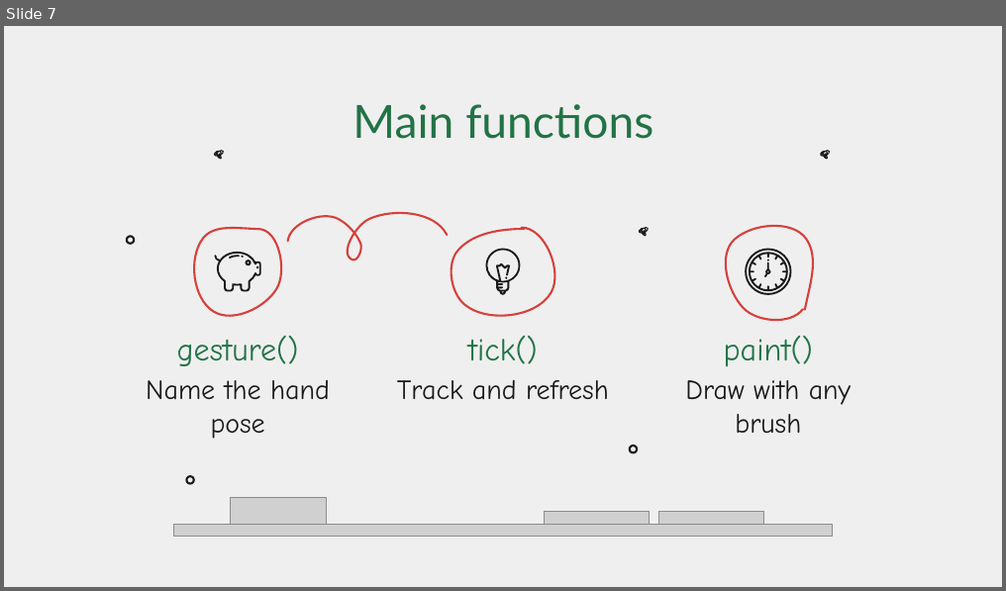
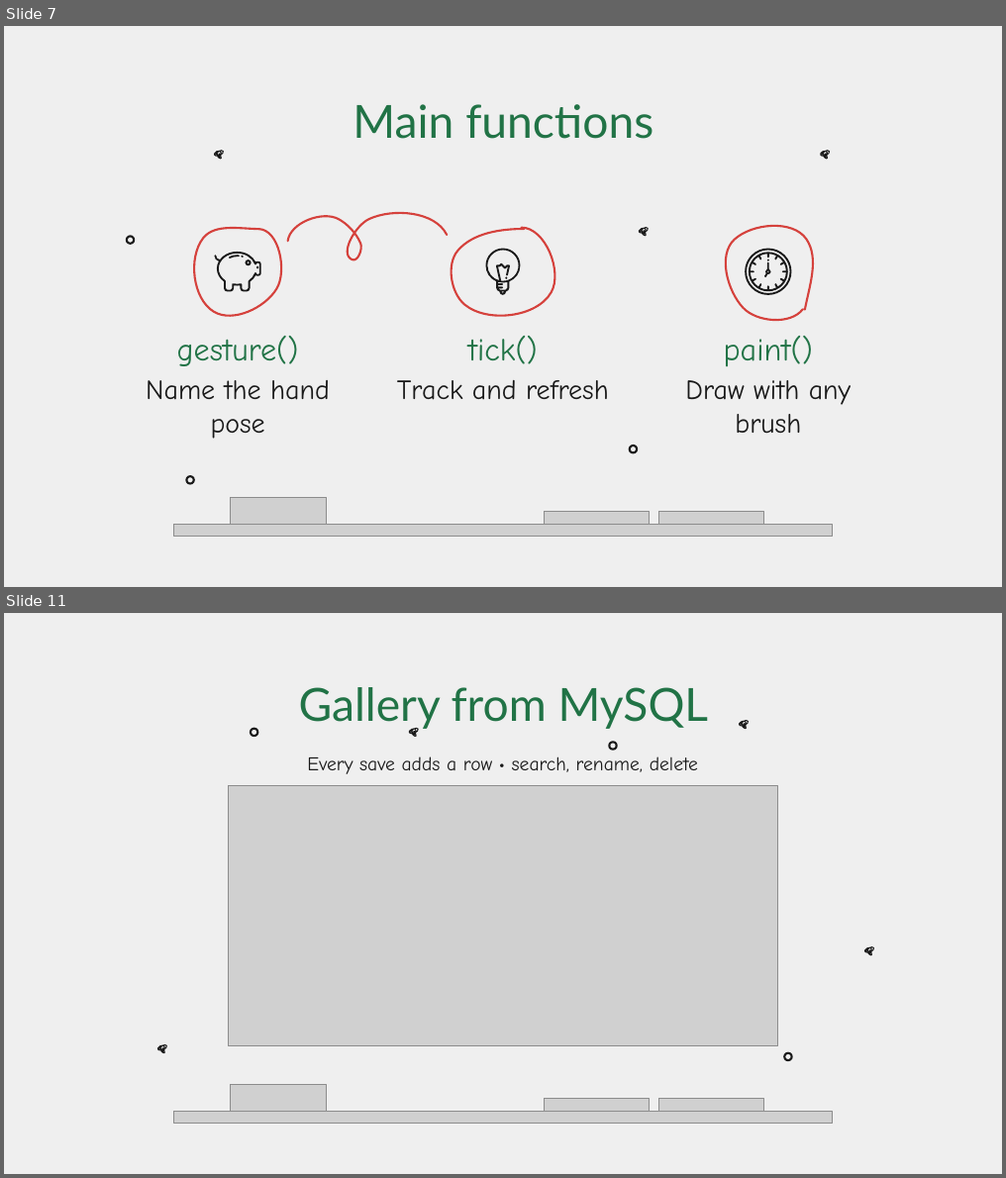
Before and after one commit to thiyatira/AirInk, a slide deck: documents/presentation/AirInk_Presentation.pptx. Shown one above the other, each under a label of ours: slide 7 before the commit, slides 7 and 11 after it; the slides between them are not shown. The pictures are 1006x591 and 1006x1178 pixels, drawn with LibreOffice and Linux fonts; fonts in the diff are those of the drawing; grey boxes stand for pictures; background and template pictures are left out. Boxes give left, top, right and bottom in pixels: in the first picture for what was removed or moved away, otherwise in the second. Text is boxed around its words. In the diff, an @@ line names an element or a change of style, - is before the commit and + after.

Commit message:
Add MySQL gallery and session statistics

```diff
--- a/documents/presentation/AirInk_Presentation.pptx
+++ b/documents/presentation/AirInk_Presentation.pptx
@@ slide 11 added at (4,613,1002,1174), background picture (left out) @@
@@ text added at (299,687,709,730), 33 pt, text #217346 @@
+Gallery from MySQL
@@ ellipse added at (251,729,257,736), outline #191919 1.5 pt @@
@@ freeform shape added at (409,728,418,736), outline #191919 0.75 pt @@
@@ freeform shape added at (740,721,748,729), outline #191919 0.75 pt @@
@@ text added at (307,757,698,774), 14 pt, text #191919 @@
+Every save adds a row • search, rename, delete
@@ ellipse added at (609,742,616,749), outline #191919 1.5 pt @@
@@ picture added at (229,785,777,1046) @@
@@ freeform shape added at (865,948,874,956), outline #191919 0.75 pt @@
@@ freeform shape added at (157,1045,166,1054), outline #191919 0.75 pt @@
@@ ellipse added at (784,1054,791,1060), outline #191919 1.5 pt @@
@@ group added at (173,1085,833,1124): 4 pictures @@
```
Also in this commit, not shown: 2 slides changed, 1 other slide added, 15 other files.
